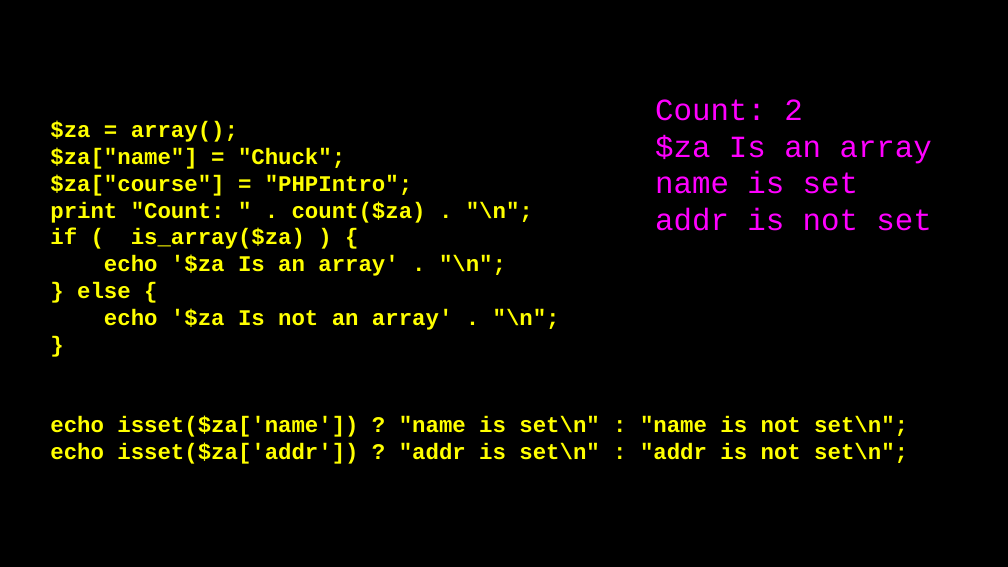
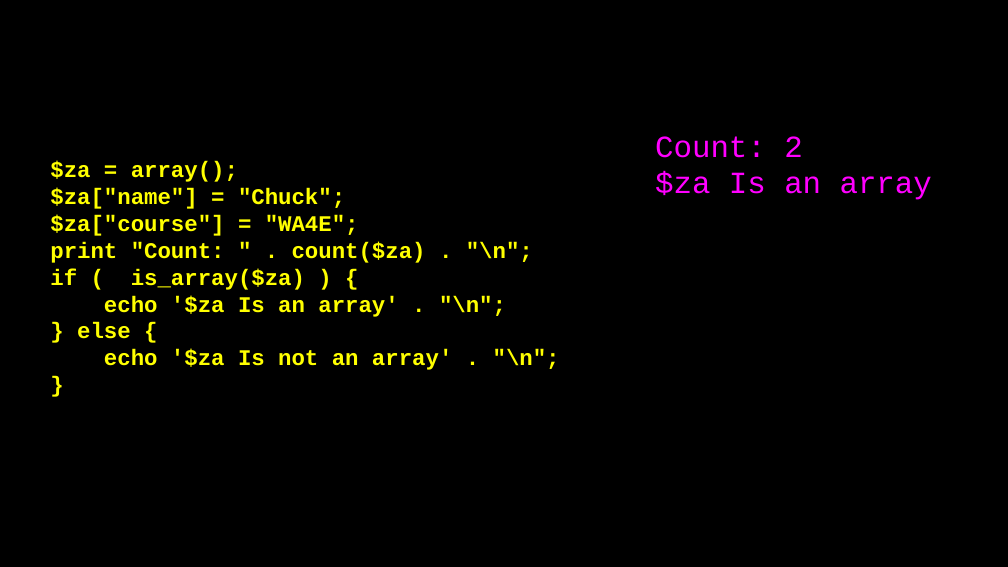
Before and after one commit to csev/wa4e, a slide deck: slide 26 of lectures/PHP-03-Arrays.ppt (slide 14 before the commit). Drawn at 1008x567 pixels with LibreOffice and Linux fonts; fonts in the diff are those of the drawing. Boxes give left, top, right and bottom in pixels: in the first picture for what was removed or moved away, otherwise in the second. Text is boxed around its words. In the diff, an @@ line names an element or a change of style, - is before the commit and + after.

```diff
--- a/lectures/PHP-03-Arrays.ppt
+++ b/lectures/PHP-03-Arrays.ppt
@@ text at [655,171,931,231]: paragraphs removed @@
-name is set
-addr is not set
@@ text at [50,215,359,236]: text changed @@
-$za["course"] = "PHPIntro";
+$za["course"] = "WA4E";
@@ text at [50,416,908,464]: paragraphs removed @@
-echo isset($za['name']) ? "name is set\n" : "name is not set\n";
-echo isset($za['addr']) ? "addr is set\n" : "addr is not set\n";
```
Also in this commit, not shown: 19 other slides changed, 3 slides added, 9 slides removed, 7 other files.
